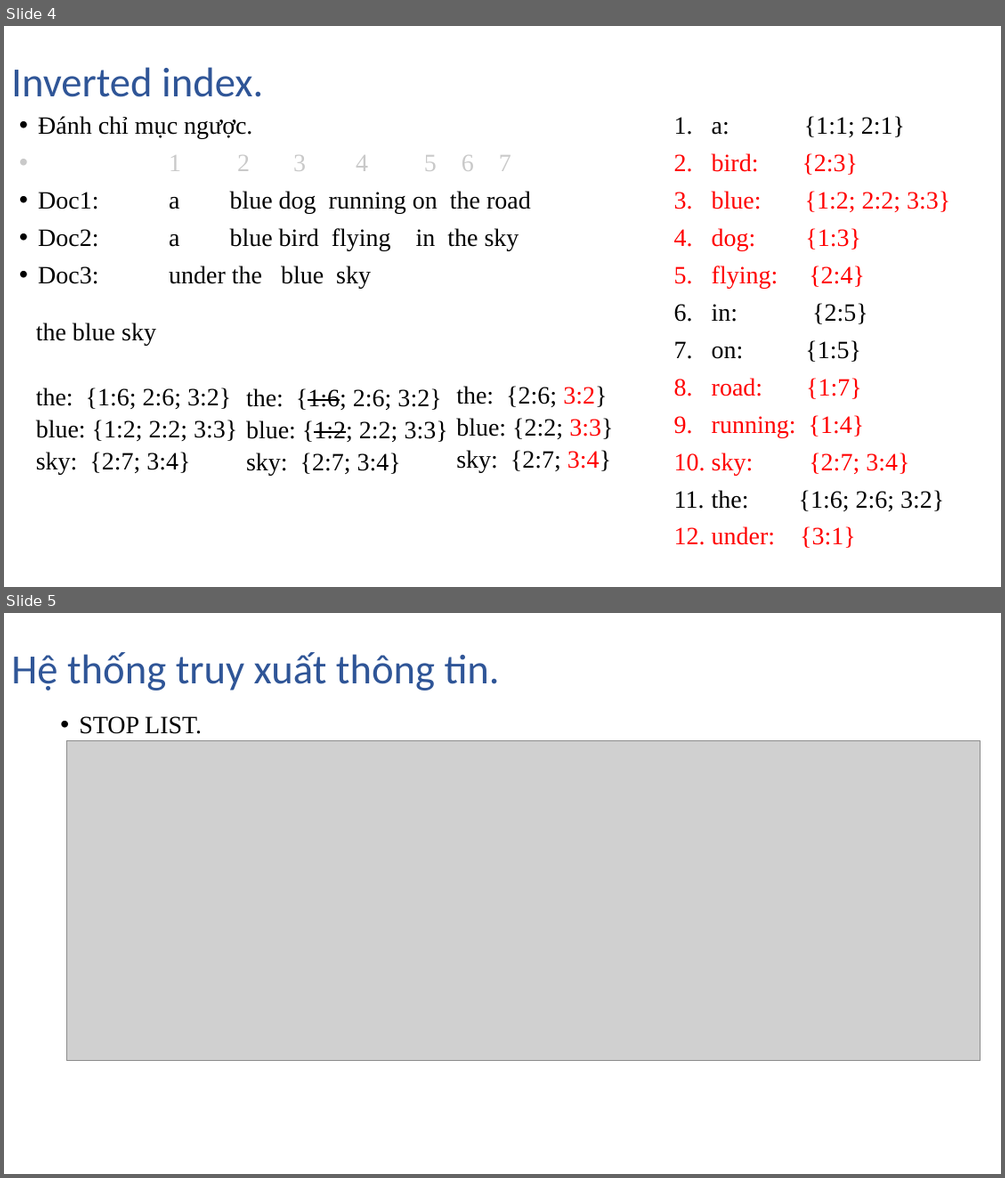
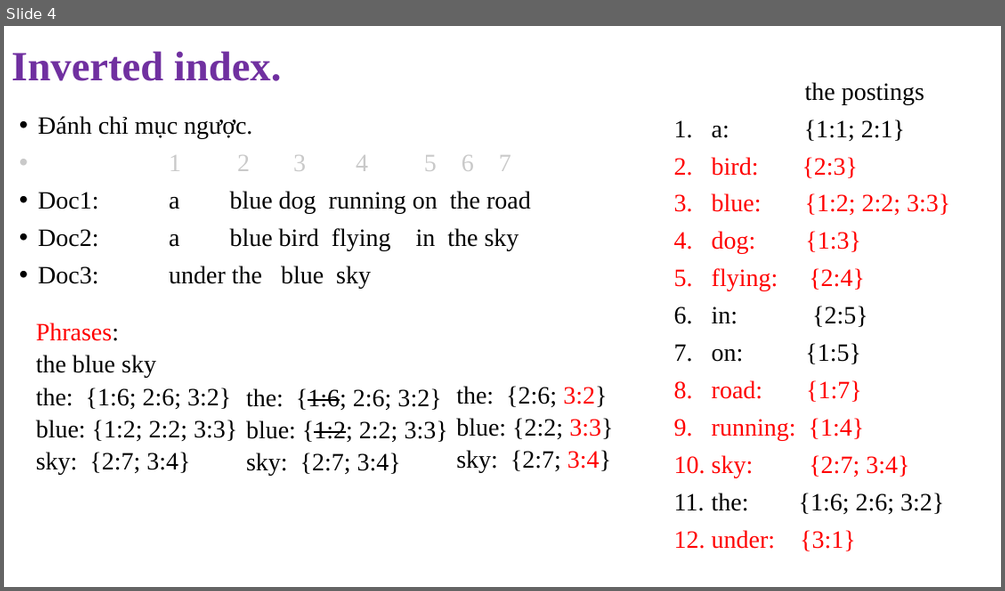
Before and after one commit to NghiLamPhuc/NLP., a slide deck: IR/Presentation1.pptx. Shown one above the other, each under a label of ours: slides 4 and 5 before the commit, slide 4 after it. The pictures are 1005x1178 and 1005x591 pixels, drawn with LibreOffice and Linux fonts; fonts in the diff are those of the drawing; grey boxes stand for pictures. Boxes give left, top, right and bottom in pixels: in the first picture for what was removed or moved away, otherwise in the second. Text is boxed around its words. In the diff, an @@ line names an element or a change of style, - is before the commit and + after.

```diff
--- a/IR/Presentation1.pptx
+++ b/IR/Presentation1.pptx
@@ slide 5 removed at box(4, 613, 1001, 1174), background #FFFFFF @@
@@ title removed at box(11, 652, 500, 690) @@
-Hệ thống truy xuất thông tin.
@@ text removed at box(79, 716, 202, 734) @@
-• STOP LIST.
@@ picture removed at box(67, 741, 979, 1061) @@
@@ slide 4 changed as well @@
@@ title "Inverted index." at box(11, 51, 281, 81): font Calibri to Times New Roman, text colour #2F5597 to #7030A0, bold on @@
@@ text "the postings": place and size @@
-text "the postings" at box(674, 116, 950, 548)
+text "the postings" at box(674, 82, 950, 551)
@@ text at box(805, 82, 924, 104): paragraph added @@
+the postings
@@ text at box(36, 322, 119, 341): paragraph added @@
+                Phrases:
```
Also in this commit, not shown: 2 other slides changed, 4 slides added, 1 other slide removed, 4 other files.
